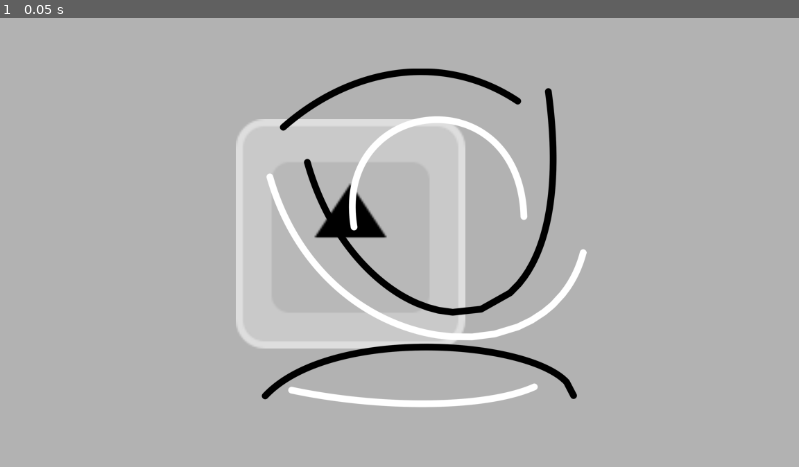
Above: before the commit, frame 1.
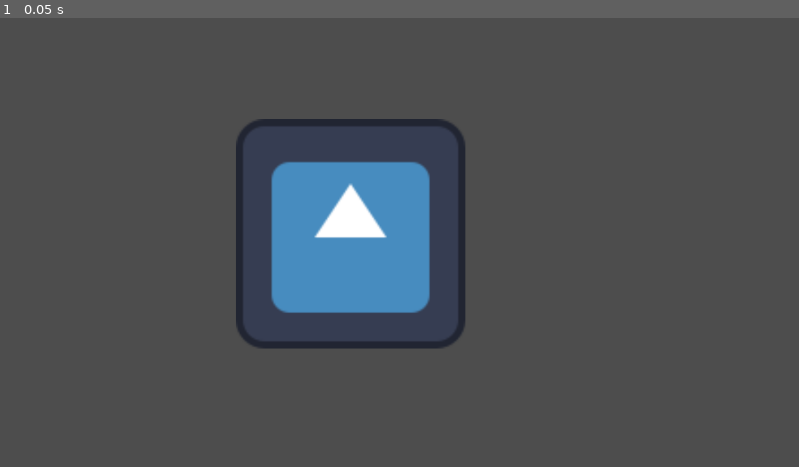
Above: after the commit, the same moment.

Repository: shafayatb/ShaderPlayground
Game: Godot game, scene res://shader_test.tscn
Same seed, same stepped clock (60 frames per second), same inputs: the game is played once before the commit and once after it. The engine's default icon, where the game draws it, is replaced by a stand-in: a white triangle on a blue panel in a dark square.
Inputs:
- Up to frame 1 (0.05 s): no input

The runs differ from the first frame. In frame 1, 100% of the frame differs, in the area x 0-100%, y 0-100%.

Commit message:
Folder restructer and visual shader basic

Diff:
--- a/basic_shaders.tres
+++ b/code_shaders/basic_shaders.tres
@@ -1,6 +1,6 @@
 [gd_resource type="ShaderMaterial" load_steps=2 format=3 uid="uid://b48ajdost6p6m"]
 
-[ext_resource type="Shader" path="res://shader_test.gdshader" id="1_g2xql"]
+[ext_resource type="Shader" path="res://code_shaders/shader_test.gdshader" id="1_g2xql"]
 
 [resource]
 shader = ExtResource("1_g2xql")
--- a/inverted_shader.gdshader
+++ b/code_shaders/inverted_shader.gdshader
@@ -2,10 +2,16 @@
 
 uniform sampler2D SCREEN_TEXTURE : hint_screen_texture, filter_linear_mipmap;
 uniform bool invert = false;
+uniform float contrast: hint_range(0.1, 1.0, 0.05);
 
 void fragment() {
 	vec4 screen_color = texture(SCREEN_TEXTURE, SCREEN_UV);
+	vec3 grey = vec3(0.5);
+	float dist = screen_color.r - grey.r;
+
+	COLOR.rgb = grey + vec3(dist * contrast);
+
 	if(invert){
-		COLOR.rgb = vec3(1.0 - screen_color.r);
+		COLOR.rgb = grey - vec3(dist * contrast);
 	}
 }
--- /dev/null
+++ b/code_shaders/inverted_shader.tres
@@ -0,0 +1,3 @@
+[gd_resource type="ShaderMaterial" format=3 uid="uid://c4sv2fnq4th1e"]
+
+[resource]
--- a/inverted_shader.tres
+++ /dev/null
@@ -1,7 +0,0 @@
-[gd_resource type="ShaderMaterial" load_steps=2 format=3 uid="uid://c4sv2fnq4th1e"]
-
-[ext_resource type="Shader" path="res://inverted_shader.gdshader" id="1_orfwk"]
-
-[resource]
-shader = ExtResource("1_orfwk")
-shader_parameter/invert = true
--- a/shader_test.tscn
+++ b/shader_test.tscn
@@ -1,27 +1,35 @@
-[gd_scene load_steps=6 format=3 uid="uid://dc5jevqicwk71"]
+[gd_scene load_steps=8 format=3 uid="uid://dc5jevqicwk71"]
 
 [ext_resource type="Script" path="res://shader_test.gd" id="1_c1c64"]
+[ext_resource type="Shader" uid="uid://cx6ijl508nt0x" path="res://visual_shaders/visual_shader_basic.tres" id="1_d0j8p"]
 [ext_resource type="Texture2D" uid="uid://nkserftbik4g" path="res://icon.svg" id="1_v4mft"]
-[ext_resource type="Material" uid="uid://c4sv2fnq4th1e" path="res://inverted_shader.tres" id="2_cjoq5"]
+[ext_resource type="Material" uid="uid://c4sv2fnq4th1e" path="res://code_shaders/inverted_shader.tres" id="2_cjoq5"]
 [ext_resource type="Texture2D" uid="uid://ds4qwmwce4pmc" path="res://blacknwhite.png" id="3_gibmb"]
 [ext_resource type="Script" path="res://blacknwhite.gd" id="5_0mdu4"]
+
+[sub_resource type="ShaderMaterial" id="ShaderMaterial_snnoy"]
+shader = ExtResource("1_d0j8p")
 
 [node name="ShaderTest" type="Node2D"]
 
 [node name="Icon" type="Sprite2D" parent="."]
+material = SubResource("ShaderMaterial_snnoy")
 position = Vector2(505.5, 311.5)
 scale = Vector2(2.58594, 2.58594)
 texture = ExtResource("1_v4mft")
 script = ExtResource("1_c1c64")
 
 [node name="Blacknwhite" type="Sprite2D" parent="."]
+visible = false
 position = Vector2(607, 308)
 texture = ExtResource("3_gibmb")
 script = ExtResource("5_0mdu4")
 
 [node name="CanvasLayer" type="CanvasLayer" parent="."]
+visible = false
 
 [node name="ColorRect" type="ColorRect" parent="CanvasLayer"]
+visible = false
 material = ExtResource("2_cjoq5")
 anchors_preset = 15
 anchor_right = 1.0
--- /dev/null
+++ b/visual_shaders/visual_shader_basic.tres
@@ -0,0 +1,18 @@
+[gd_resource type="VisualShader" load_steps=2 format=3 uid="uid://cx6ijl508nt0x"]
+
+[sub_resource type="VisualShaderNodeFloatConstant" id="VisualShaderNodeFloatConstant_r3vrs"]
+output_port_for_preview = 0
+constant = 0.2
+
+[resource]
+code = "shader_type canvas_item;
+render_mode blend_mix;
+
+
+
+"
+graph_offset = Vector2(-274.766, -32.7639)
+mode = 1
+flags/light_only = false
+nodes/fragment/2/node = SubResource("VisualShaderNodeFloatConstant_r3vrs")
+nodes/fragment/2/position = Vector2(-40, 120)
Renamed: shader_test.gdshader -> code_shaders/shader_test.gdshader
